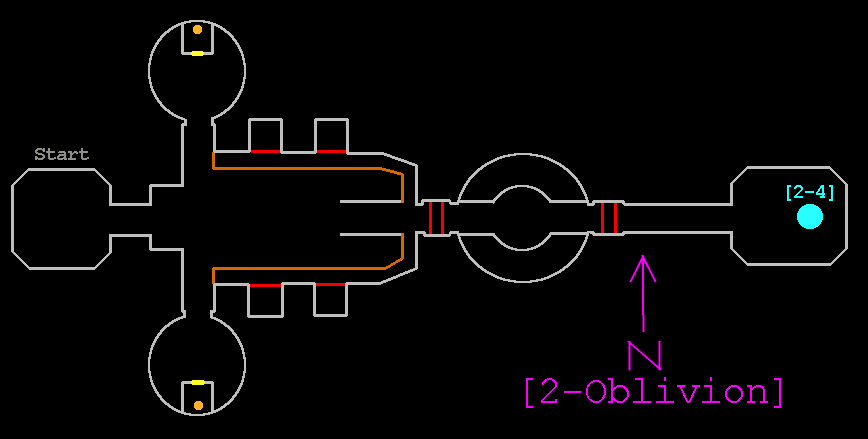
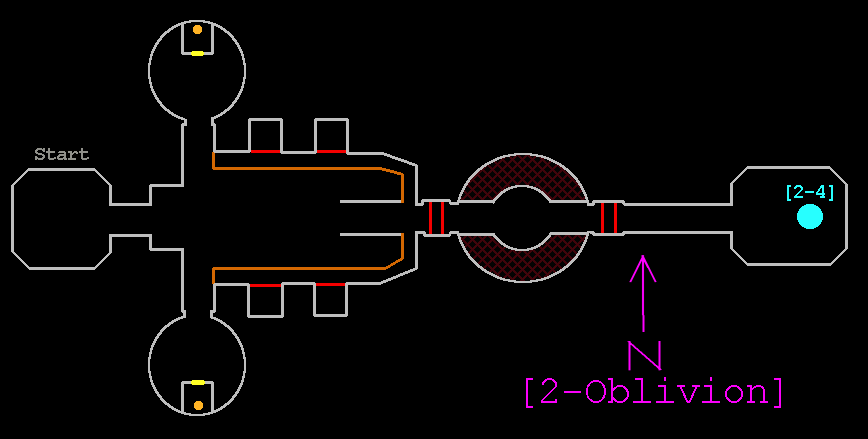
Two versions of the same layered image (w=868, h=439). Layer-by-layer changes:
added layer "Death" (25%) above "2-O.png" over [460, 155, 586, 281]